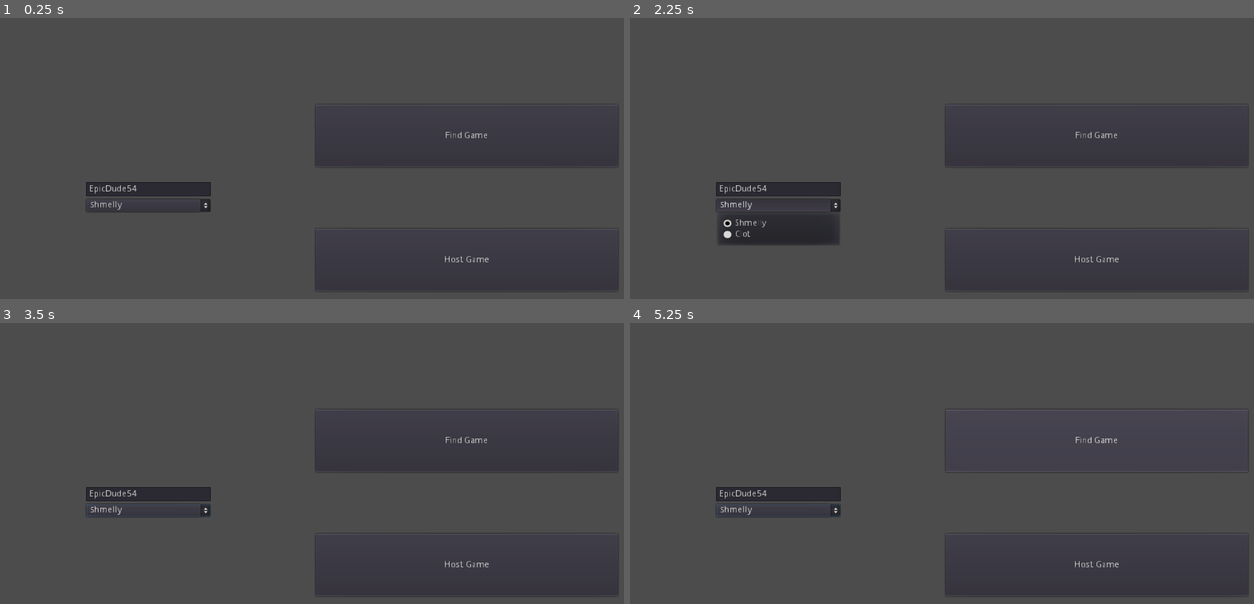
Above: before the commit, frames 1-4 (two rows, left to right).
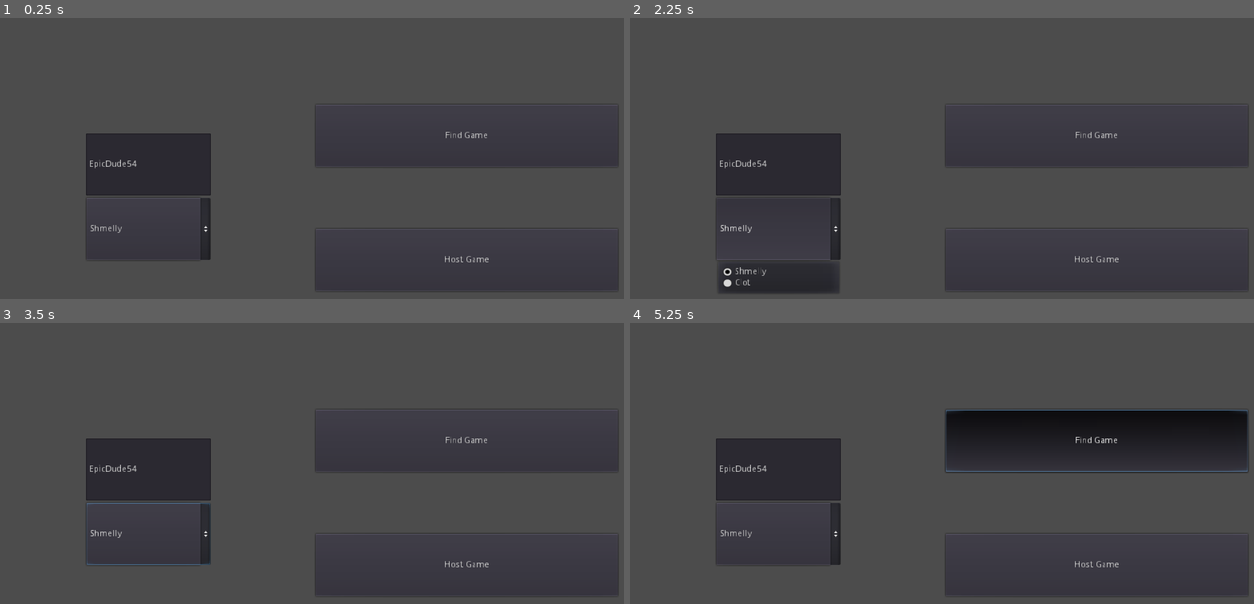
Above: after the commit, the same moments.

Repository: Iddmeister/BadStars
Game: Godot game, scene res://Scenes/Screens/MainMenu.tscn
The game is run twice, just before and just after one commit, with the same random seed, the same clock (stepped at 60 frames per second) and the same inputs. The engine's default icon, where the game draws it, is replaced by a stand-in: a white triangle on a blue panel in a dark square.
Inputs (mouse positions are in pixels of both pictures, inside the frame that each line leads up to):
- Up to frame 1 (0.25 s): no input
- Up to frame 2 (2.25 s): click "Find Game" at 0.5 s; click "Cancel" at 1.25 s; click "Shmelly" at 2 s
- Up to frame 3 (3.5 s): click "Host Game" at 2.75 s
- Up to frame 4 (5.25 s): tap Enter at 3.5 s; move the mouse to (1079, 483) at 3.52 s; press the mouse at (1079, 483) at 3.53 s; hold D (right) 3.53-4.25 s; tap Middle mouse button (autoaim) at 3.6, 5.1 s; release the mouse at (1079, 483) at 4.25 s; tap Space at 4.25 s; drag from (817, 522) to (910, 578) at 4.27 s; move the mouse to (1004, 421) at 5.02 s; press the mouse at (1004, 421) at 5.03 s; hold D (right) from 5.03 s (still down)

The runs differ from the first frame. In frame 1, 4.1% of the frame differs, in the area x 13-34%, y 41-87%; in frame 2, 6.0%; in frame 3, 4.1%; in frame 4, 13%, in the area x 13-99%, y 30-87%.

Commit message:
Death Screen

Diff:
--- a/Scenes/Bullets/ClotBullet.tscn
+++ b/Scenes/Bullets/ClotBullet.tscn
@@ -9,7 +9,7 @@
 
 [node name="Bullet" instance=ExtResource( 1 )]
 speed = 700
-damage = 30
+damage = 25
 
 [node name="Sprite" parent="." index="0"]
 texture = ExtResource( 2 )
--- a/Scenes/Bullets/ShmellyBullet.tscn
+++ b/Scenes/Bullets/ShmellyBullet.tscn
@@ -7,7 +7,7 @@
 radius = 16.6475
 
 [node name="Bullet" instance=ExtResource( 1 )]
-damage = 30
+damage = 45
 
 [node name="Sprite" parent="." index="0"]
 texture = ExtResource( 2 )
--- a/Scenes/Characters/Player.gd
+++ b/Scenes/Characters/Player.gd
@@ -19,6 +19,7 @@
 var ui:gameUI
 
 func _ready():
+	Globals.inGame = true
 	pass
 
 func initialize(id:int):
@@ -102,6 +103,7 @@
 
 			if mobileControls.autoaim:
 				autoaim()
+				gun.aim(false)
 				mobileControls.autoaim = false
 			else:
 
@@ -196,6 +198,7 @@
 	if is_network_master():
 		print("You Dead Boi")
 		Network.disconnectedFromHost()
+		get_tree().change_scene("res://Scenes/Screens/DeathScreen.tscn")
 
 	pass
 
--- a/Scenes/Characters/Shmelly.tscn
+++ b/Scenes/Characters/Shmelly.tscn
@@ -9,7 +9,7 @@
 
 [node name="Player" instance=ExtResource( 1 )]
 maxHealth = 450
-moveSpeed = 222
+moveSpeed = 265
 
 [node name="Sprite" parent="." index="0"]
 scale = Vector2( 2, 2 )
--- a/Scenes/Guns/ClotGun.tscn
+++ b/Scenes/Guns/ClotGun.tscn
@@ -6,7 +6,7 @@
 
 [node name="Gun" instance=ExtResource( 1 )]
 script = ExtResource( 2 )
-distance = 370
+distance = 380
 
 [node name="Muzzle" parent="." index="0"]
 position = Vector2( 34.2115, -0.236406 )
--- a/Scenes/Guns/ShmellyGun.tscn
+++ b/Scenes/Guns/ShmellyGun.tscn
@@ -6,7 +6,7 @@
 
 [node name="Gun" instance=ExtResource( 1 )]
 script = ExtResource( 2 )
-distance = 200
+distance = 320
 
 [node name="Muzzle" parent="." index="0"]
 position = Vector2( 25.59, 0 )
--- /dev/null
+++ b/Scenes/Screens/DeathScreen.gd
@@ -0,0 +1,8 @@
+extends Control
+
+func _ready():
+	pass
+
+
+func _on_Delay_timeout():
+	get_tree().change_scene("res://Scenes/Screens/MainMenu.tscn")
--- /dev/null
+++ b/Scenes/Screens/DeathScreen.tscn
@@ -0,0 +1,33 @@
+[gd_scene load_steps=3 format=2]
+
+[ext_resource path="res://Scenes/Screens/DeathScreen.gd" type="Script" id=1]
+
+[sub_resource type="StyleBoxFlat" id=1]
+bg_color = Color( 1, 0, 0, 1 )
+
+[node name="DeathScreen" type="Control"]
+anchor_right = 1.0
+anchor_bottom = 1.0
+script = ExtResource( 1 )
+
+[node name="Panel" type="Panel" parent="."]
+anchor_right = 1.0
+anchor_bottom = 1.0
+custom_styles/panel = SubResource( 1 )
+
+[node name="CenterContainer" type="CenterContainer" parent="Panel"]
+anchor_right = 1.0
+anchor_bottom = 1.0
+
+[node name="Label" type="Label" parent="Panel/CenterContainer"]
+margin_left = 469.0
+margin_top = 293.0
+margin_right = 554.0
+margin_bottom = 307.0
+text = "You Dead Boi"
+
+[node name="Delay" type="Timer" parent="."]
+wait_time = 2.0
+one_shot = true
+autostart = true
+[connection signal="timeout" from="Delay" to="." method="_on_Delay_timeout"]
--- a/Scenes/Screens/MainMenu.gd
+++ b/Scenes/Screens/MainMenu.gd
@@ -2,6 +2,10 @@
 
 func _ready():
 	$CenterContainer/Options/PlayerName.text = Network.playerInfo.name
+	if Network.playerInfo.character == Globals.characters.CLOT:
+		$CenterContainer/Options/Character.selected = 1
+	else:
+		$CenterContainer/Options/Character.selected = 0
 	pass
 
 
--- a/Scenes/Screens/MainMenu.tscn
+++ b/Scenes/Screens/MainMenu.tscn
@@ -39,20 +39,21 @@
 
 [node name="Options" type="VBoxContainer" parent="CenterContainer"]
 margin_left = 129.0
-margin_top = 254.0
+margin_top = 176.0
 margin_right = 329.0
-margin_bottom = 302.0
+margin_bottom = 380.0
 
 [node name="PlayerName" type="LineEdit" parent="CenterContainer/Options"]
 margin_right = 200.0
-margin_bottom = 24.0
-rect_min_size = Vector2( 200, 0 )
+margin_bottom = 100.0
+rect_min_size = Vector2( 200, 100 )
 text = "EpicDude54"
 
 [node name="Character" type="OptionButton" parent="CenterContainer/Options"]
-margin_top = 28.0
+margin_top = 104.0
 margin_right = 200.0
-margin_bottom = 48.0
+margin_bottom = 204.0
+rect_min_size = Vector2( 0, 100 )
 text = "Item 0"
 items = [ "Shmelly", null, false, 0, null, "Clot", null, false, 1, null ]
 selected = 0
--- a/Scenes/UI/MobileControls.gd
+++ b/Scenes/UI/MobileControls.gd
@@ -74,6 +74,9 @@
 			else:
 				if not autoaimTimeUp:
 					autoaim = true
+					rightStickGrabbed = false
+					$RightStick/Stick.position = Vector2(0, 0)
+					rightStickAxis = Vector2(0, 0)
 				else:
 					if not deadzoned:
 						shot = true
--- a/Scripts/Globals.gd
+++ b/Scripts/Globals.gd
@@ -3,6 +3,8 @@
 enum characters {CLOT, YEETA, SHMELLY}
 
 var mobile = false
+
+var inGame = false
 
 var characterInfo = {
 
--- a/Scripts/Network.gd
+++ b/Scripts/Network.gd
@@ -129,7 +129,11 @@
 	get_tree().paused = true
 	ObjectPool.clearAllPools()
 	yield(ObjectPool, "poolCleared")
-	get_tree().change_scene("res://Scenes/Screens/MainMenu.tscn")
+	if not Globals.inGame:
+		get_tree().change_scene("res://Scenes/Screens/MainMenu.tscn")
+	else:
+		get_tree().change_scene("res://Scenes/Screens/DeathScreen.tscn")
+	Globals.inGame = false
 	get_tree().disconnect("connected_to_server", self, "connectedToHost")
 	get_tree().disconnect("connection_failed", self, "disconnectedFromHost")
 	get_tree().disconnect("server_disconnected", self, "disconnectedFromHost")
@@ -170,8 +174,11 @@
 	get_tree().network_peer = null
 	get_tree().disconnect("network_peer_connected", self, "playerConnected")
 	get_tree().disconnect("network_peer_disconnected", self, "playerDisconnected")
-	broadcastTimer.disconnect("timeout", self, "sendBroadcast")
-	get_tree().change_scene("res://Scenes/Screens/MainMenu.tscn")
+	if not Globals.inGame:
+		get_tree().change_scene("res://Scenes/Screens/MainMenu.tscn")
+	else:
+		get_tree().change_scene("res://Scenes/Screens/DeathScreen.tscn")
+	Globals.inGame = false
 	players = {}
 	get_tree().paused = false
 	pass
Not shown, changed: Exports/Android/BadStars.apk
